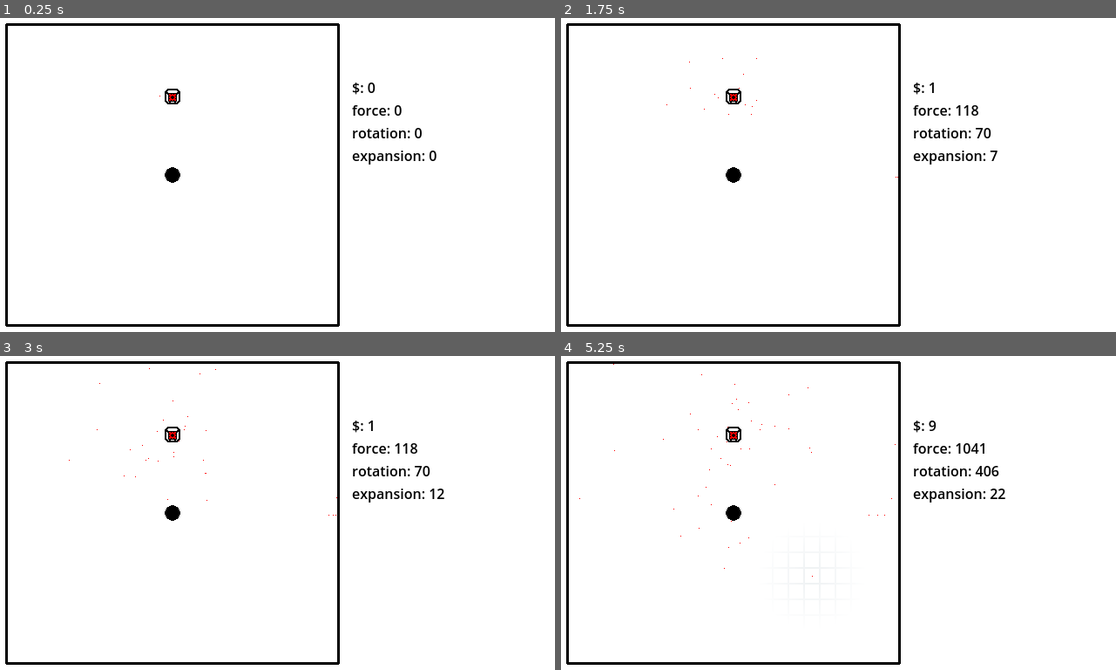
Above: before the commit, frames 1-4 (two rows, left to right).
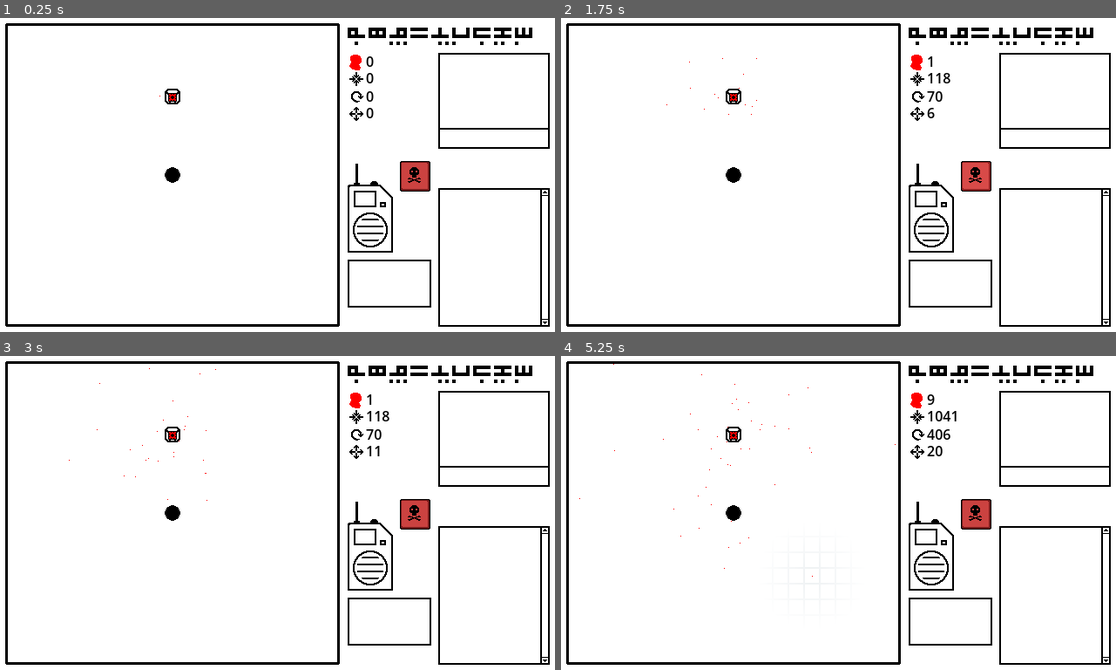
Above: after the commit, the same moments.

Repository: an-olive/BRSD-14
Game: Godot game, scene res://main.tscn
Two runs of this game, one before a commit and one after it. Both use one fixed random seed, a clock stepped at 60 frames per second and the inputs below.
Inputs (mouse positions are in pixels of both pictures, inside the frame that each line leads up to):
- Up to frame 1 (0.25 s): no input
- Up to frame 2 (1.75 s): click (977, 175) at 0.52 s; click (977, 175) at 1.27 s
- Up to frame 3 (3 s): click (416, 513) at 2.02 s; move the mouse to (399, 497) at 2.77 s; click (399, 497) at 2.92 s
- Up to frame 4 (5.25 s): move the mouse to (727, 528) at 3.52 s; click (727, 528) at 3.67 s; move the mouse to (894, 443) at 4.27 s; click (894, 443) at 4.42 s; move the mouse to (810, 575) at 5.02 s; click (810, 575) at 5.17 s

The runs differ from the first frame. In frame 1, 4.1% of the frame differs, in the area x 62-100%, y 3-99%; in frame 2, 4.2%; in frame 3, 4.2%; in frame 4, 4.4%, in the area x 55-100%, y 3-99%.

Commit message:
#11 - implement basic UI layout

Diff:
--- a/Components/building.gd
+++ b/Components/building.gd
@@ -44,7 +44,7 @@
 	if Game.instance == null:
 		return
 
-	transform.origin = Vector2(Game.instance.area_origin) + Game.instance.tile_size * location
+	transform.origin = Vector2(Game.instance.area.position) + Game.instance.tile_size * location
 
 var _shape: Polygon2D = null
 func get_shape() -> Polygon2D:
--- a/Components/game.gd
+++ b/Components/game.gd
@@ -6,9 +6,7 @@
 @export var grid_size: Vector2i = Vector2i(21, 19)
 @export var hole_radius: float = 9
 
-@export_category("Area")
-@export var area_origin: Vector2i = Vector2i(9, 9)
-@export var area_size: Vector2i = Vector2i(377, 341)
+@export var area: Rect2i = Rect2i(9, 9, 377, 341)
 
 @export_category("Gibs")
 @export var spawn_rate: float = 30
@@ -19,6 +17,15 @@
 @export var window_duration: float = 5
 @export var force_constant: float = 1
 @export var rotation_constant: float = 1
+
+
+class GameStats:
+	var gibs: int
+	var force: float
+	var rotation: float
+	var expansion: float
+
+var stats: GameStats = GameStats.new()
 
 var tile_size: float
 var hole_position: Vector2
@@ -63,10 +70,10 @@
 	#assert(instance == null, "Game must be a single instance")
 	instance = self
 
-	hole_position = Vector2(area_origin) + Vector2(area_size) / 2
+	hole_position = Vector2(area.position) + Vector2(area.size) / 2
 
-	assert(float(area_size.x + 1) / grid_size.x == float(area_size.y + 1) / grid_size.y, "Grid tiles must be squre")
-	tile_size = float(area_size.x + 1) / grid_size.x
+	assert(float(area.size.x + 1) / grid_size.x == float(area.size.y + 1) / grid_size.y, "Grid tiles must be squre")
+	tile_size = float(area.size.x + 1) / grid_size.x
 
 	$Grid.visible = Engine.is_editor_hint()
 
@@ -82,9 +89,12 @@
 		return
 
 	game_time += delta
+
+	stats.gibs = gibs_in_hole
+
 	recent_gibs_in_hole = recent_gibs_in_hole.filter(func(rg): return rg.time + window_duration > game_time)
-	var force = recent_gibs_in_hole.reduce(func(acc, rg): return acc + rg.velocity_towards_hole(), 0.0) * force_constant
-	var rotation = recent_gibs_in_hole.reduce(func(acc, rg): return acc + rg.velocity_perpendicular_to_hole(), 0.0) * rotation_constant
+	stats.force = recent_gibs_in_hole.reduce(func(acc, rg): return acc + rg.velocity_towards_hole(), 0.0) * force_constant
+	stats.rotation = recent_gibs_in_hole.reduce(func(acc, rg): return acc + rg.velocity_perpendicular_to_hole(), 0.0) * rotation_constant
 
 	var occupied_tiles = Gibs.occupied_tiles()
 	recent_gib_expansion.append(_RecentInt.new(len(occupied_tiles)))
@@ -93,18 +103,16 @@
 		var image = Image.create(640, 360, false, Image.FORMAT_RGBA8)
 		image.fill(Color.TRANSPARENT)
 		for t in occupied_tiles:
-			image.fill_rect(Rect2i(t * int(tile_size) - area_origin, Vector2i(tile_size, tile_size)), Color(0, 1, 0, log(occupied_tiles[t])/10+.1))
+			image.fill_rect(Rect2i(t * int(tile_size) - area.position, Vector2i(tile_size, tile_size)), Color(0, 1, 0, log(occupied_tiles[t])/10+.1))
 		$DebugOverlay.texture = ImageTexture.create_from_image(image)
-	var expansion = recent_gib_expansion.reduce(func(acc, v): return acc + v.value, 0) / len(recent_gib_expansion)
-
-	$Label.text = "$: %d\nforce: %d\nrotation: %d\nexpansion: %d" % [gibs_in_hole, force, rotation, expansion]
+	stats.expansion = recent_gib_expansion.reduce(func(acc, v): return acc + v.value, 0) / len(recent_gib_expansion)
 
 func _input(event: InputEvent) -> void:
 	if Engine.is_editor_hint():
 		return
 
 	if event is InputEventMouseButton or event is InputEventMouseMotion:
-		if event.button_mask & MOUSE_BUTTON_MASK_LEFT:
+		if event.button_mask & MOUSE_BUTTON_MASK_LEFT and area.has_point(mouse_position):
 			Gibs.spawn_gib(mouse_position, mouse_velocity)
 
 	if event.is_action_pressed("debug_overlay"):
--- a/Components/game.tscn
+++ b/Components/game.tscn
@@ -9,9 +9,6 @@
 
 [node name="Game" type="Node2D"]
 script = ExtResource("1_80nbo")
-window_duration = null
-force_constant = null
-rotation_constant = null
 
 [node name="Grid" type="TextureRect" parent="."]
 offset_right = 640.0
@@ -39,13 +36,6 @@
 position = Vector2(189, 81)
 location = Vector2i(10, 4)
 
-[node name="Label" type="Label" parent="."]
-offset_left = 404.0
-offset_top = 68.0
-offset_right = 613.0
-offset_bottom = 117.0
-theme_override_colors/font_color = Color(0, 0, 0, 1)
-
 [node name="DebugOverlay" type="Sprite2D" parent="."]
 visible = false
 z_index = 9
--- a/Components/gibs.gd
+++ b/Components/gibs.gd
@@ -47,8 +47,8 @@
 
 		# Process velocity changes due to location
 		# > game area
-		var origin = Game.instance.area_origin
-		var size = Game.instance.area_size
+		var origin = Game.instance.area.position
+		var size = Game.instance.area.size
 		if pos.x < origin.x or pos.x > origin.x + size.x:
 			pos.x = clamp(pos.x, origin.x, origin.x + size.x)
 			vel.x *= -Gibs.instance.wallElasticity
@@ -148,7 +148,7 @@
 static func occupied_tiles() -> Dictionary[Vector2i, int]:
 	var tiles: Dictionary[Vector2i, int] = {}
 	for gib in Gibs.instance.gibs:
-		var pos = Vector2i((gib.pos + Vector2(Game.instance.area_origin)) / Game.instance.tile_size)
+		var pos = Vector2i((gib.pos + Vector2(Game.instance.area.position)) / Game.instance.tile_size)
 		if pos in tiles:
 			tiles[pos] += 1
 		else:
--- a/main.gd
+++ b/main.gd
@@ -7,3 +7,9 @@
 	if event.is_action_pressed("pause"):
 		Game.instance.paused = !Game.instance.paused
 		$PauseOverlay.visible = Game.instance.paused
+
+func _process(delta: float) -> void:
+	$SidePanel/Stats/Gibs/Value.text = "%d" % $Game.stats.gibs
+	$SidePanel/Stats/Force/Value.text = "%d" % $Game.stats.force
+	$SidePanel/Stats/Rotation/Value.text = "%d" % $Game.stats.rotation
+	$SidePanel/Stats/Expansion/Value.text = "%d" % $Game.stats.expansion
--- a/main.tscn
+++ b/main.tscn
@@ -1,25 +1,46 @@
-[gd_scene load_steps=7 format=3 uid="uid://c5nq1t26y817x"]
+[gd_scene load_steps=20 format=3 uid="uid://c5nq1t26y817x"]
 
 [ext_resource type="PackedScene" uid="uid://v14xu65rsedv" path="res://Components/game.tscn" id="1_ig7tw"]
 [ext_resource type="Script" uid="uid://d2m2b67w24vqt" path="res://main.gd" id="1_lquwl"]
 [ext_resource type="Shader" uid="uid://dw5rglqg026iu" path="res://Shaders/discover.gdshader" id="2_1bvp3"]
+[ext_resource type="Texture2D" uid="uid://bwuvkd4gnlftm" path="res://Assets/reference.png" id="2_074og"]
 [ext_resource type="Texture2D" uid="uid://q8obw27mr2h5" path="res://Assets/UI/BuildArea_Border.png" id="2_h2yge"]
 [ext_resource type="Texture2D" uid="uid://dmy01tocun156" path="res://Assets/UI/BuildArea_Grid.png" id="3_1bvp3"]
+[ext_resource type="Texture2D" uid="uid://di2sqbx8v3ayw" path="res://Assets/UI/SidePanel_Icons_Gibs.png" id="5_w48qg"]
+[ext_resource type="Texture2D" uid="uid://d2kqlvi1jr8w5" path="res://Assets/UI/SidePanel_title.png" id="5_yaehf"]
+[ext_resource type="Texture2D" uid="uid://b6c22vc48tw23" path="res://Assets/UI/SidePanel_Icons_Force.png" id="6_vivmo"]
+[ext_resource type="Texture2D" uid="uid://hq0sithx50ek" path="res://Assets/UI/SidePanel_Icons_Rotation.png" id="7_2cqfq"]
+[ext_resource type="Texture2D" uid="uid://cksyqs45b6cov" path="res://Assets/UI/SidePanel_Icons_Expansion.png" id="8_yaehf"]
+[ext_resource type="Texture2D" uid="uid://dq3yk6ymi7ms3" path="res://Assets/UI/SidePanel_Spectrum.png" id="9_074og"]
+[ext_resource type="Texture2D" uid="uid://dc40nknaggo4t" path="res://Assets/UI/SidePanel_Nuke.png" id="10_cegan"]
+[ext_resource type="Texture2D" uid="uid://dr8txf5tphjpl" path="res://Assets/UI/SidePanel_Nuke_Pressed.png" id="11_82xsv"]
+[ext_resource type="Texture2D" uid="uid://dq68cf0ayvx1w" path="res://Assets/UI/SidePanel_Nuke_Hover.png" id="12_getpj"]
+[ext_resource type="Texture2D" uid="uid://tkoecshdmcc8" path="res://Assets/UI/SidePanel_Radio.png" id="13_ryguw"]
+[ext_resource type="Texture2D" uid="uid://cgvrmqlwalhna" path="res://Assets/UI/SidePanel_Inventory.png" id="15_074og"]
+[ext_resource type="Texture2D" uid="uid://dyg7rpkbvyg4b" path="res://Assets/UI/SidePanel_Upgrades.png" id="16_cegan"]
 
 [sub_resource type="ShaderMaterial" id="ShaderMaterial_lquwl"]
 shader = ExtResource("2_1bvp3")
 shader_parameter/pos = Vector2(-1000, -1000)
 shader_parameter/radius = 64.0
 
-[node name="Control" type="Control"]
+[node name="Main" type="Control"]
 layout_mode = 3
 anchors_preset = 15
 anchor_right = 1.0
 anchor_bottom = 1.0
 grow_horizontal = 2
 grow_vertical = 2
+mouse_filter = 1
 script = ExtResource("1_lquwl")
 
+[node name="Reference" type="TextureRect" parent="."]
+visible = false
+layout_mode = 0
+offset_right = 640.0
+offset_bottom = 360.0
+texture = ExtResource("2_074og")
+
 [node name="BuildArea" type="Control" parent="."]
 layout_mode = 1
 anchors_preset = 15
@@ -27,6 +48,7 @@
 anchor_bottom = 1.0
 grow_horizontal = 2
 grow_vertical = 2
+mouse_filter = 2
 
 [node name="Border" type="TextureRect" parent="BuildArea"]
 layout_mode = 0
@@ -42,9 +64,156 @@
 texture = ExtResource("3_1bvp3")
 
 [node name="Game" parent="." instance=ExtResource("1_ig7tw")]
-window_duration = 5.0
-force_constant = 1.0
-rotation_constant = 1.0
+metadata/_edit_lock_ = true
+
+[node name="SidePanel" type="Control" parent="."]
+layout_mode = 1
+anchors_preset = 11
+anchor_left = 1.0
+anchor_right = 1.0
+anchor_bottom = 1.0
+offset_left = -245.0
+grow_horizontal = 0
+grow_vertical = 2
+
+[node name="Title" type="TextureRect" parent="SidePanel"]
+layout_mode = 0
+offset_left = 4.0
+offset_top = 11.0
+offset_right = 216.0
+offset_bottom = 31.0
+texture = ExtResource("5_yaehf")
+stretch_mode = 3
+
+[node name="Stats" type="Control" parent="SidePanel"]
+layout_mode = 1
+anchors_preset = 15
+anchor_right = 1.0
+anchor_bottom = 1.0
+grow_horizontal = 2
+grow_vertical = 2
+
+[node name="Gibs" type="TextureRect" parent="SidePanel/Stats"]
+layout_mode = 0
+offset_left = 3.0
+offset_top = 42.0
+offset_right = 23.0
+offset_bottom = 60.0
+texture = ExtResource("5_w48qg")
+stretch_mode = 3
+
+[node name="Value" type="Label" parent="SidePanel/Stats/Gibs"]
+layout_mode = 1
+anchors_preset = -1
+anchor_left = 1.0
+anchor_right = 1.0
+offset_left = 2.0
+offset_top = -4.0
+offset_right = 80.0
+theme_override_colors/font_color = Color(0, 0, 0, 1)
+text = "123"
+
+[node name="Force" type="TextureRect" parent="SidePanel/Stats"]
+layout_mode = 0
+offset_left = 5.0
+offset_top = 61.0
+offset_right = 23.0
+offset_bottom = 79.0
+texture = ExtResource("6_vivmo")
+stretch_mode = 3
+
+[node name="Value" type="Label" parent="SidePanel/Stats/Force"]
+layout_mode = 1
+anchors_preset = -1
+anchor_left = 1.0
+anchor_right = 1.0
+offset_left = 2.0
+offset_top = -4.0
+offset_right = 80.0
+theme_override_colors/font_color = Color(0, 0, 0, 1)
+text = "123"
+
+[node name="Rotation" type="TextureRect" parent="SidePanel/Stats"]
+layout_mode = 0
+offset_left = 7.0
+offset_top = 82.0
+offset_right = 23.0
+offset_bottom = 99.0
+texture = ExtResource("7_2cqfq")
+stretch_mode = 3
+
+[node name="Value" type="Label" parent="SidePanel/Stats/Rotation"]
+layout_mode = 1
+anchors_preset = -1
+anchor_left = 1.0
+anchor_right = 1.0
+offset_left = 2.0
+offset_top = -4.0
+offset_right = 80.0
+theme_override_colors/font_color = Color(0, 0, 0, 1)
+text = "123"
+
+[node name="Expansion" type="TextureRect" parent="SidePanel/Stats"]
+layout_mode = 0
+offset_left = 5.0
+offset_top = 101.0
+offset_right = 23.0
+offset_bottom = 119.0
+texture = ExtResource("8_yaehf")
+stretch_mode = 3
+
+[node name="Value" type="Label" parent="SidePanel/Stats/Expansion"]
+layout_mode = 1
+anchors_preset = -1
+anchor_left = 1.0
+anchor_right = 1.0
+offset_left = 2.0
+offset_top = -4.0
+offset_right = 80.0
+theme_override_colors/font_color = Color(0, 0, 0, 1)
+text = "123"
+
+[node name="NukeButton" type="TextureButton" parent="SidePanel"]
+layout_mode = 0
+offset_left = 64.0
+offset_top = 164.0
+offset_right = 99.0
+offset_bottom = 199.0
+texture_normal = ExtResource("10_cegan")
+texture_pressed = ExtResource("11_82xsv")
+texture_hover = ExtResource("12_getpj")
+
+[node name="Radio" type="TextureRect" parent="SidePanel"]
+layout_mode = 0
+offset_left = 4.0
+offset_top = 167.0
+offset_right = 56.0
+offset_bottom = 269.0
+texture = ExtResource("13_ryguw")
+
+[node name="Spectrum" type="TextureRect" parent="SidePanel"]
+layout_mode = 0
+offset_left = 4.0
+offset_top = 277.0
+offset_right = 100.0
+offset_bottom = 332.0
+texture = ExtResource("9_074og")
+
+[node name="Inventory" type="TextureRect" parent="SidePanel"]
+layout_mode = 0
+offset_left = 108.0
+offset_top = 40.0
+offset_right = 236.0
+offset_bottom = 150.0
+texture = ExtResource("15_074og")
+
+[node name="Upgrades" type="TextureRect" parent="SidePanel"]
+layout_mode = 0
+offset_left = 108.0
+offset_top = 195.0
+offset_right = 236.0
+offset_bottom = 354.0
+texture = ExtResource("16_cegan")
 
 [node name="PauseOverlay" type="ColorRect" parent="."]
 visible = false
@@ -55,6 +224,7 @@
 anchor_bottom = 1.0
 grow_horizontal = 2
 grow_vertical = 2
+mouse_filter = 2
 color = Color(0, 0, 0, 0.533333)
 
 [node name="Label" type="Label" parent="PauseOverlay"]
